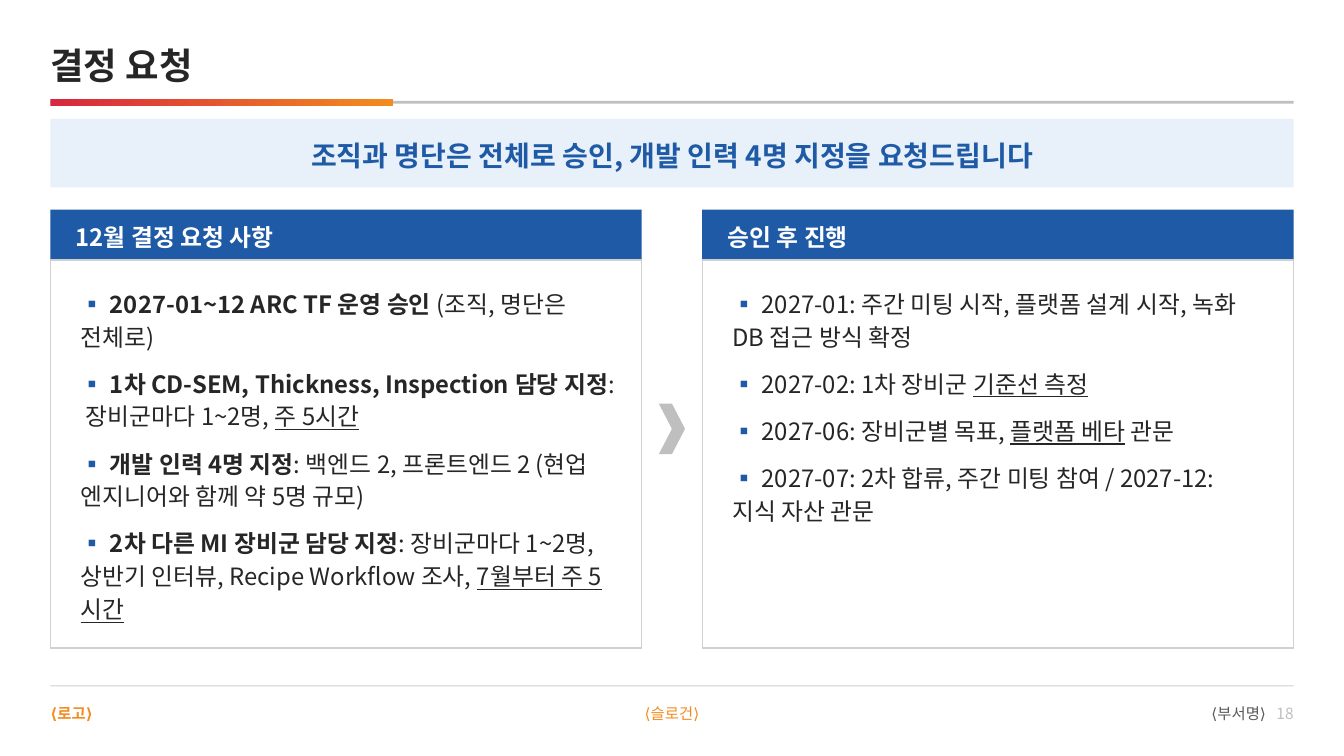
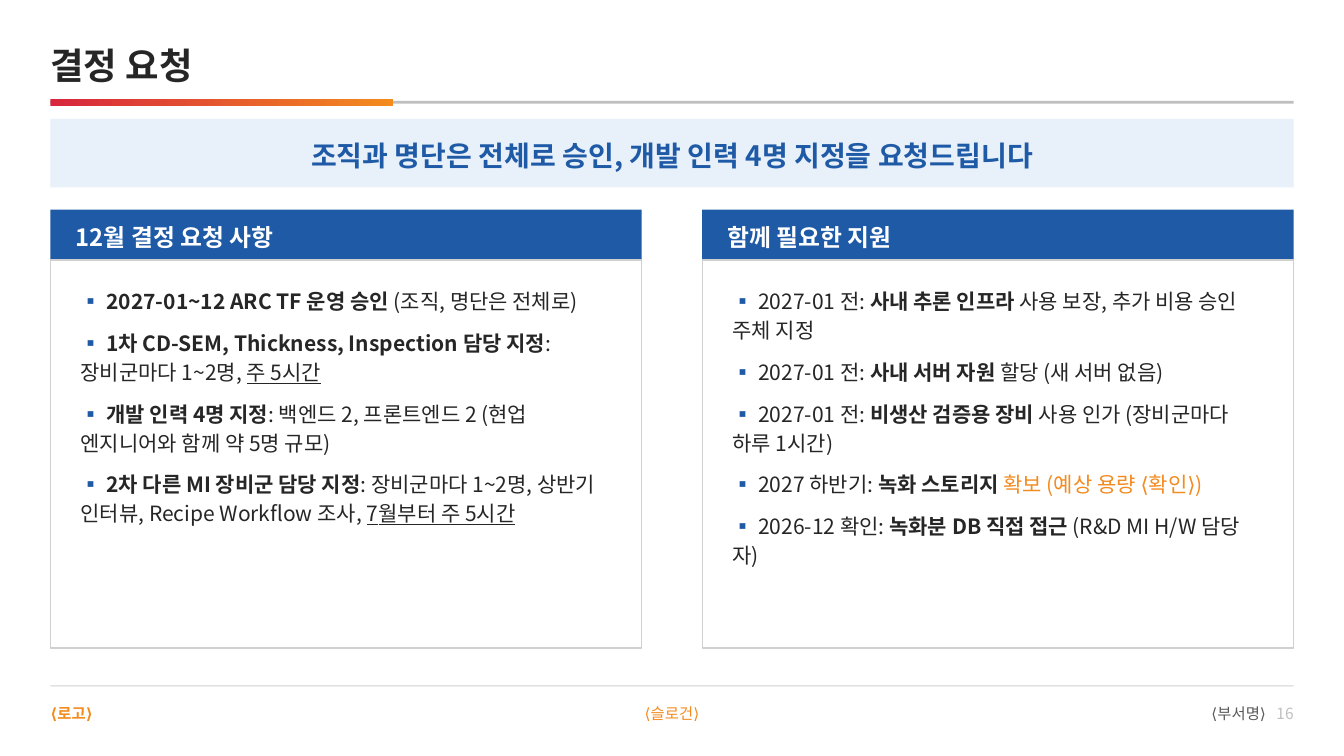
Before and after one commit to DarrenKoi/pm_notes, a slide deck: slide 16 of my-task/arc-tf/deliverables/arc-tf-team-full.pptx (slide 18 before the commit). Drawn at 1344x756 pixels with LibreOffice and Linux fonts; fonts in the diff are those of the drawing. Boxes give left, top, right and bottom in pixels: in the first picture for what was removed or moved away, otherwise in the second. Text is boxed around its words. In the diff, an @@ line names an element or a change of style, - is before the commit and + after.

```diff
--- a/my-task/arc-tf/deliverables/arc-tf-team-full.pptx
+++ b/my-task/arc-tf/deliverables/arc-tf-team-full.pptx
@@ text at <box>727,226,892,248</box>: text changed @@
-승인 후 진행
+함께 필요한 지원
@@ text "▪ 2027-01~12 ARC TF 운영 ..." at <box>81,291,595,526</box>: size 17 to 15 pt; less space between paragraphs @@
@@ text at <box>732,291,1240,567</box>: text changed; size 17 to 15 pt @@
-▪ 2027-01: 주간 미팅 시작, 플랫폼 설계 시작, 녹화 DB 접근 방식 확정
-▪ 2027-02: 1차 장비군 기준선 측정
-▪ 2027-06: 장비군별 목표, 플랫폼 베타 관문
-▪ 2027-07: 2차 합류, 주간 미팅 참여 / 2027-12: 지식 자산 관문
+▪ 2027-01 전: 사내 추론 인프라 사용 보장, 추가 비용 승인 주체 지정
+▪ 2027-01 전: 사내 서버 자원 할당 (새 서버 없음)
+▪ 2027-01 전: 비생산 검증용 장비 사용 인가 (장비군마다 하루 1시간)
+▪ 2027 하반기: 녹화 스토리지 확보 (예상 용량 ⟨확인⟩)
+▪ 2026-12 확인: 녹화분 DB 직접 접근 (R&D MI H/W 담당자)
@@ chevron removed at <box>659,403,686,454</box> @@
```
Also in this commit, not shown: 11 other slides changed, 3 slides removed, 9 other files.
